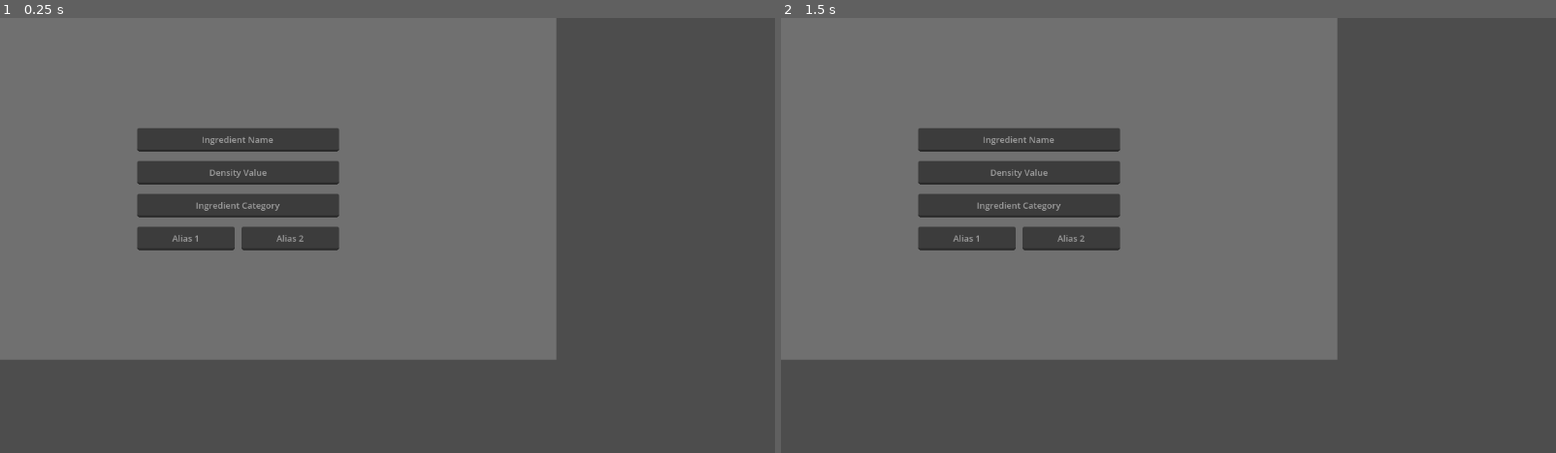
Above: before the commit, frames 1-2 (left to right).
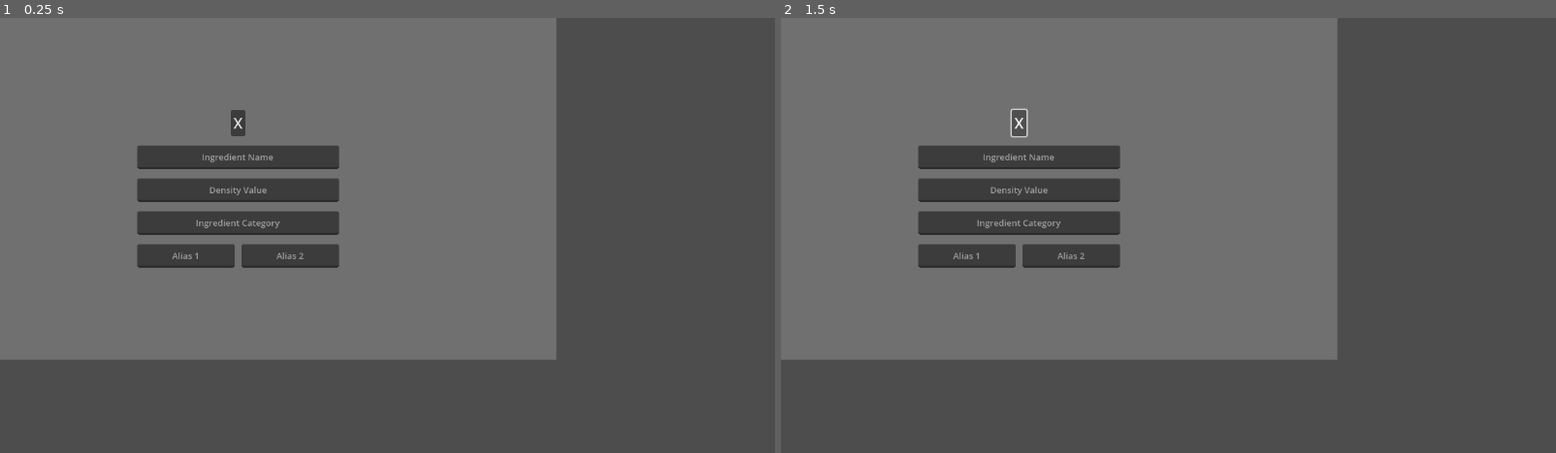
Above: after the commit, the same moments.

Repository: magicono43/Godot-4_Recipe-Assist-Tool
Game: Godot game, scene res://Scenes/Third_Scene.tscn
The game is run twice, just before and just after one commit, with the same random seed, the same clock (stepped at 60 frames per second) and the same inputs. The project has no main scene, so this scene is started directly.
Inputs (mouse positions are in pixels of both pictures, inside the frame that each line leads up to):
- Up to frame 1 (0.25 s): no input
- Up to frame 2 (1.5 s): click (1021, 122) at 0.5 s, where only the run after the commit has a clickable "X"

The runs differ from the first frame. In frame 1, 5.3% of the frame differs, in the area x 17-44%, y 21-58%; in frame 2, 5.3%, in the area x 17-44%, y 20-58%.

Commit message:
New Button Now Clears Text Fields For Custom Ingredients, 11//11/2025
New Button Now Clears Text Fields For Custom Ingredients, 11//11/2025.

Diff:
--- a/Scripts/EnterCustomIngredContainer.gd
+++ b/Scripts/EnterCustomIngredContainer.gd
@@ -4,6 +4,15 @@
 	_populate_children_nodes()
 
 func _populate_children_nodes() -> void:
+	var button_1 = Button.new() # Remove Entry Button
+	button_1.text = "X"
+	button_1.name = "RemoveButton"
+	button_1.custom_minimum_size = Vector2(20, 35)
+	button_1.size_flags_horizontal = Control.SIZE_SHRINK_CENTER
+	button_1.add_theme_font_size_override("font_size", 22)
+	add_child(button_1)
+	button_1.pressed.connect(_on_reset_fields_pressed.bind(button_1))
+
 	var h_box_container_1 = HBoxContainer.new()
 	h_box_container_1.alignment = BoxContainer.ALIGNMENT_CENTER
 	h_box_container_1.custom_minimum_size = Vector2(550, 35)
@@ -87,3 +96,17 @@
 		# Calculate offset to center VBox within the visible area
 		var offset: float = max((visible_height - total_height) / 2.0, 0.0)
 		position.y = offset
+
+func _on_reset_fields_pressed(button: Button) -> void:
+	##var parent: Node = button.get_parent()
+	for child in get_children():
+		if child is HBoxContainer:
+			for grandchild in child.get_children():
+				if grandchild is LineEdit:
+					grandchild._last_valid_text = ""
+					grandchild.text = ""
+	await get_tree().process_frame
+	##emit_signal("entry_deleted")
+
+## See about maybe having the "Alias" fields generate more betlow each
+## other when the previous ones get filled? Or something like that, will see.
